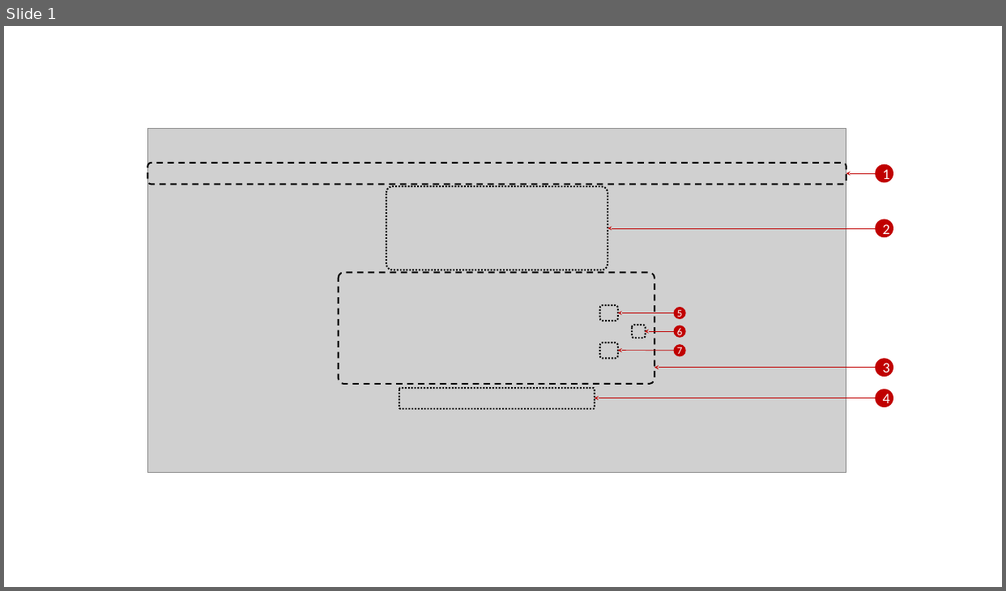
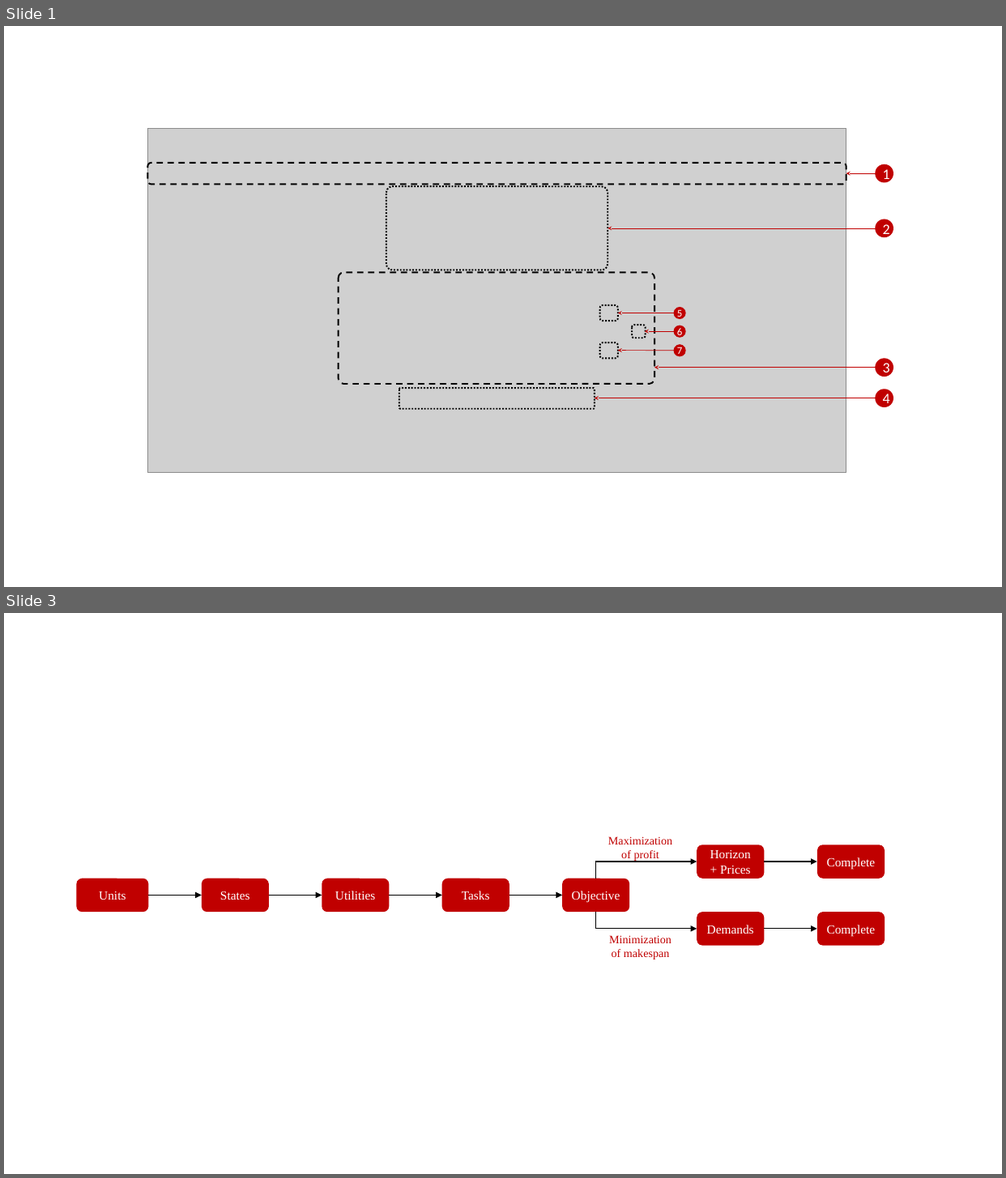
Before and after one commit to jay-r-shah/ProjectReport, a slide deck: Drawings/PowerPoint/GUI.pptx. Shown one above the other, each under a label of ours: slide 1 before the commit, slides 1 and 3 after it; the slides between them are not shown. The pictures are 1006x591 and 1006x1178 pixels, drawn with LibreOffice and Linux fonts; fonts in the diff are those of the drawing; grey boxes stand for pictures. Boxes give left, top, right and bottom in pixels: in the first picture for what was removed or moved away, otherwise in the second. Text is boxed around its words. In the diff, an @@ line names an element or a change of style, - is before the commit and + after.

```diff
--- a/Drawings/PowerPoint/GUI.pptx
+++ b/Drawings/PowerPoint/GUI.pptx
@@ slide 3 added at box(4, 613, 1002, 1174), background #FFFFFF @@
@@ group added at box(77, 837, 885, 960): 9 rounded rectangles, 6 arrows, 2 elbow arrows, 2 texts @@
+Units
+Utilities
+Tasks
+States
+Horizon + Prices
+Complete
+Objective
+Demands
+Complete
+Maximization of profit
+Minimization of makespan
```
Also in this commit, not shown: 1 other slide added, 1 slide removed, 26 other files.
